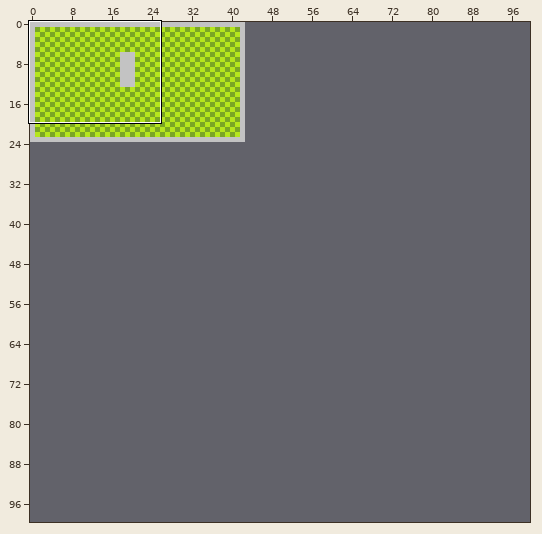
A Tiled map gets an edit: assets/maps/mapa1/mapa1.tmx. Above: a wide view before the commit, with the close-up outlined.
Close-up. As it was:
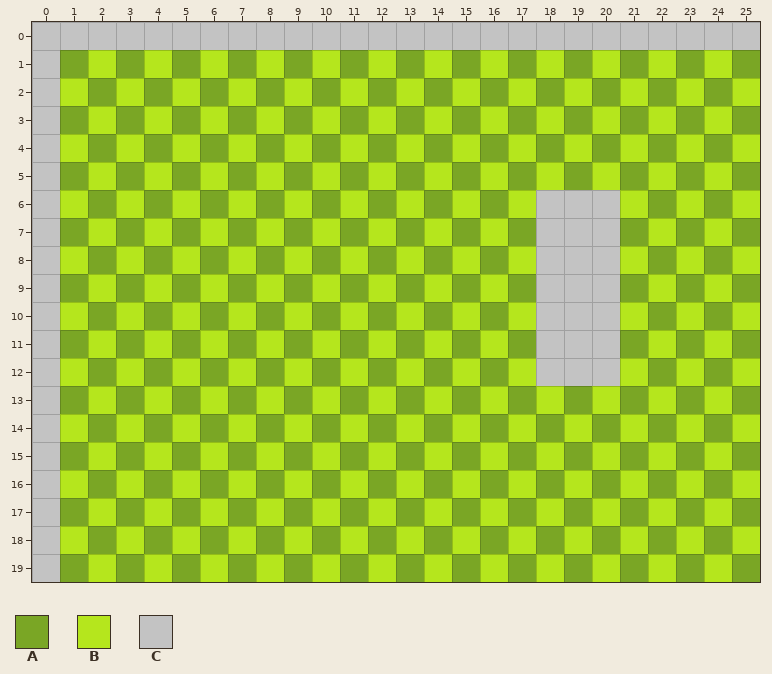
Cells are 32x32 px. Shown: x 0..25, y 0..19. The commit also changed other parts of the map, which this record leaves out. The old version is drawn lined up with the new one.
Key: from "map": A 0, B 1, C 2.
_ is an empty cell.
Layer "Tile Layer" before, first column x 0:
 0 CCCCCCCCCCCCCCCCCCCCCCCCCC
 1 CABABABABABABABABABABABABA
 2 CBABABABABABABABABABABABAB
 3 CABABABABABABABABABABABABA
 4 CBABABABABABABABABABABABAB
 5 CABABABABABABABABABABABABA
 6 CBABABABABABABABABCCCBABAB
 7 CABABABABABABABABACCCABABA
 8 CBABABABABABABABABCCCBABAB
 9 CABABABABABABABABACCCABABA
10 CBABABABABABABABABCCCBABAB
11 CABABABABABABABABACCCABABA
12 CBABABABABABABABABCCCBABAB
13 CABABABABABABABABABABABABA
14 CBABABABABABABABABABABABAB
15 CABABABABABABABABABABABABA
16 CBABABABABABABABABABABABAB
17 CABABABABABABABABABABABABA
18 CBABABABABABABABABABABABAB
19 CABABABABABABABABABABABABA
And afterwards:
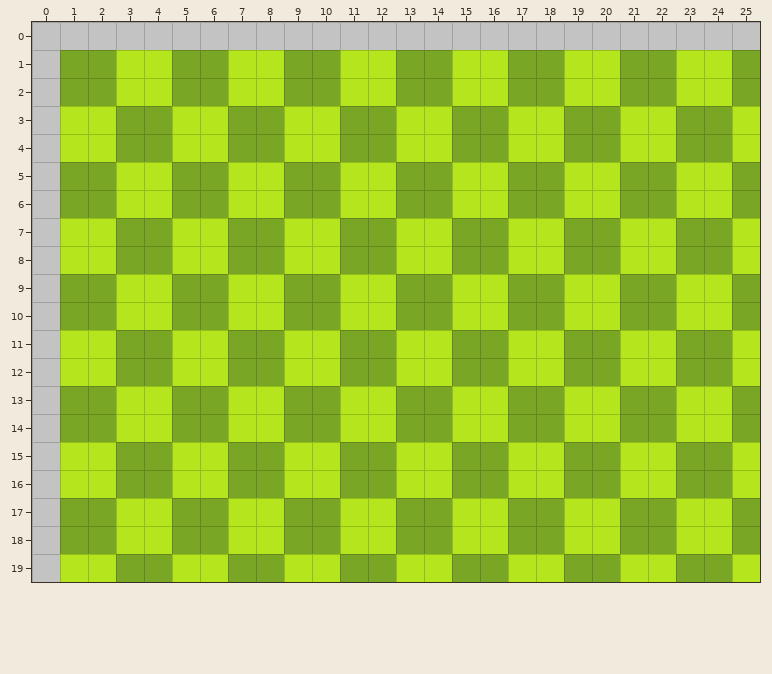
From old to new:
Changed rows in their new state; . is an unchanged cell.
map size 43x24 -> 100x100 cells
Layer "Tile Layer":
first column x 1:
 1 .AB..AB..AB..AB..AB..AB..
 2 A..BA..BA..BA..BA..BA..BA
 3 B..AB..AB..AB..AB..AB..AB
 4 .BA..BA..BA..BA..BA..BA..
 5 .AB..AB..AB..AB..AB..AB..
 6 A..BA..BA..BA..BAABBA..BA
 7 B..AB..AB..AB..ABBAAB..AB
 8 .BA..BA..BA..BA..BAA.BA..
 9 .AB..AB..AB..AB..ABB.AB..
10 A..BA..BA..BA..BAABBA..BA
11 B..AB..AB..AB..ABBAAB..AB
12 .BA..BA..BA..BA..BAA.BA..
13 .AB..AB..AB..AB..AB..AB..
14 A..BA..BA..BA..BA..BA..BA
15 B..AB..AB..AB..AB..AB..AB
16 .BA..BA..BA..BA..BA..BA..
17 .AB..AB..AB..AB..AB..AB..
18 A..BA..BA..BA..BA..BA..BA
19 B..AB..AB..AB..AB..AB..AB
Changed places in both close-ups, as pixel boxes (x1, y1, x2, y2):
changed: (60, 50, 760, 582)
